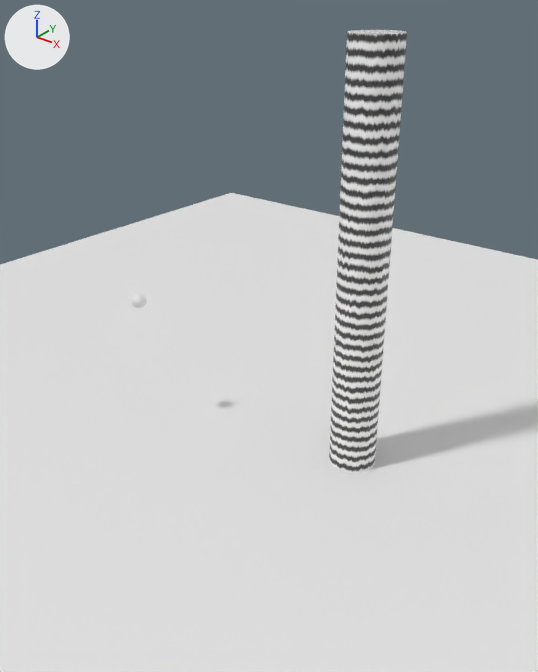
What one commit did to the Blender file scripts/build_synthetic_datasets/gravity_falling/falling.blend.
Both versions are drawn from a 50 mm lens placed at (21.1, -30.1, 28.6), pointed at (-6.4, 4.2, 7.3). Lighting does not change. The marker at upper left points along +X, +Y and +Z. The first picture is the older version.
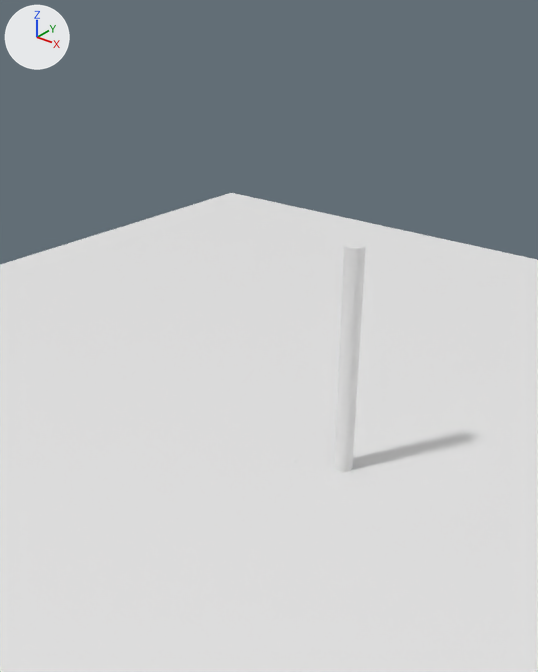
The change, as a list of edits to the scene's bpy script:
```text
Change mat_reference_0:
    remove # nodes: BsdfPrincipled, Mapping, Mix, OutputMaterial, TexCoord, TexNoise, TexWave, ValToRGB
    remove # colours: black #000000, white #ffffff
    nodes: BsdfPrincipled, OutputMaterial
Change ob_sphere:
    ob_sphere.location: (-13.96, 0.0, 9.21) -> (-1.72, 1.09, 1.22)
    ob_sphere.scale: (1.0, 1.0, 1.0) -> (0.05, 0.05, 0.05)
Change ob_cylinder:
    ob_cylinder.location: (0.0, 5.0, 10.26) -> (0.0, 3.97, 0.0)
    ob_cylinder.scale: (1.5, 1.5, 15.7) -> (0.6, 0.6, 15.0)
```

Where the change shows, as pixel boxes [x1, y1, x2, y2] in the pictures (538 x 672 px):
'Cylinder', surface changed, moved, rescaled
    before: [329, 30, 407, 473]
    after: [334, 242, 366, 472]
'Sphere', moved, rescaled (not visible afterwards)
    before: [131, 293, 147, 308]
